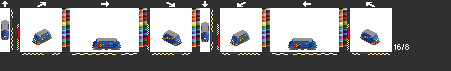
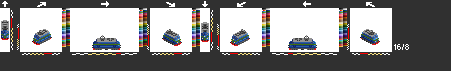
Layer changes from the first 451 × 71 image to the second:
showed "light", painted on it over [2, 21, 379, 43]
hid "sj5", painted on it over [1, 21, 379, 49]
showed "sj1", painted on it over [1, 21, 379, 49]
hid "ral" over [1, 21, 379, 49]
showed "ra" over [1, 21, 379, 49]
